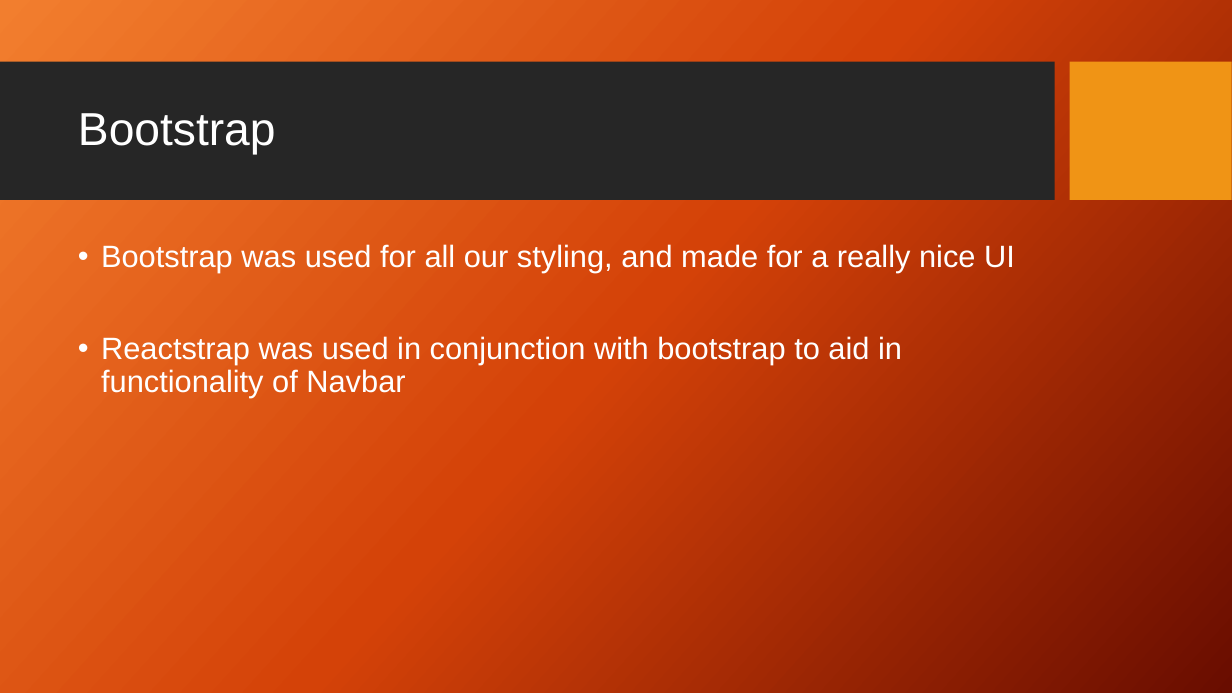
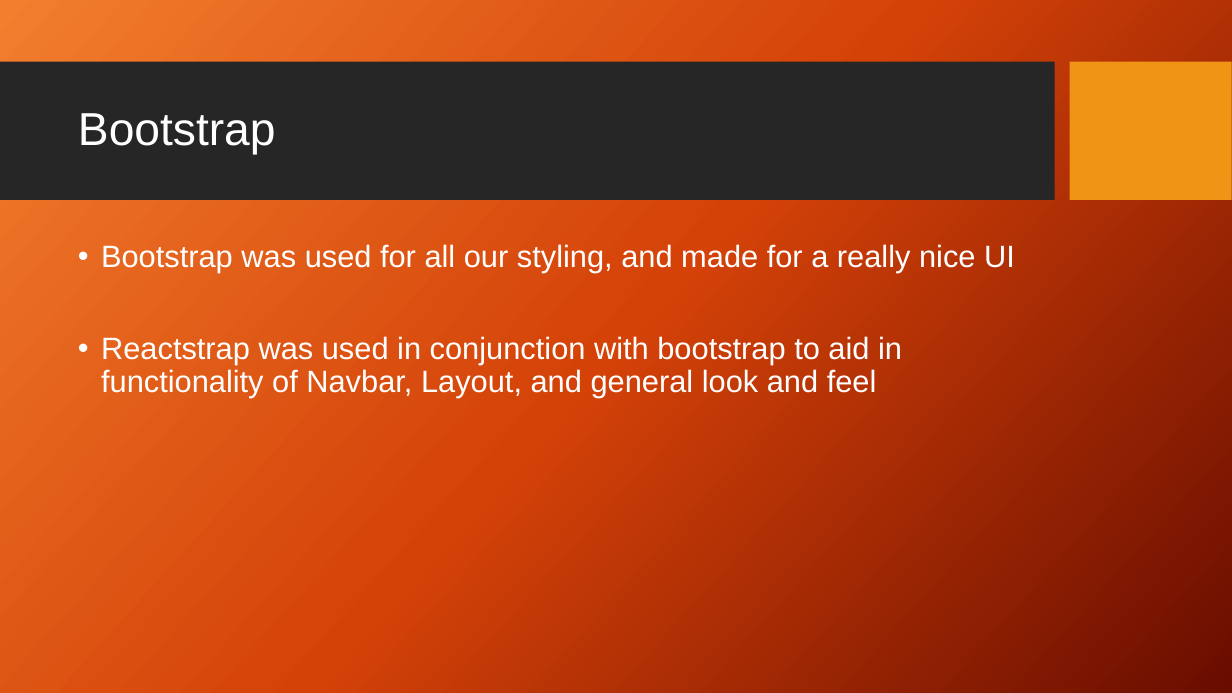
Before and after one commit to Brock-Gibson/Pizza-Now, a slide deck: slide 10 of Presentation/PizzaNow.pptx. Drawn at 1232x693 pixels with LibreOffice and Linux fonts; fonts in the diff are those of the drawing; background and template pictures are left out. Boxes give left, top, right and bottom in pixels: in the first picture for what was removed or moved away, otherwise in the second. Text is boxed around its words. In the diff, an @@ line names an element or a change of style, - is before the commit and + after.

```diff
--- a/Presentation/PizzaNow.pptx
+++ b/Presentation/PizzaNow.pptx
@@ text at (101,336,902,398): text changed @@
-• Reactstrap was used in conjunction with bootstrap to aid in functionality of Navbar
+• Reactstrap was used in conjunction with bootstrap to aid in functionality of Navbar, Layout, and general look and feel
```
Also in this commit, not shown: 10 other slides changed.
